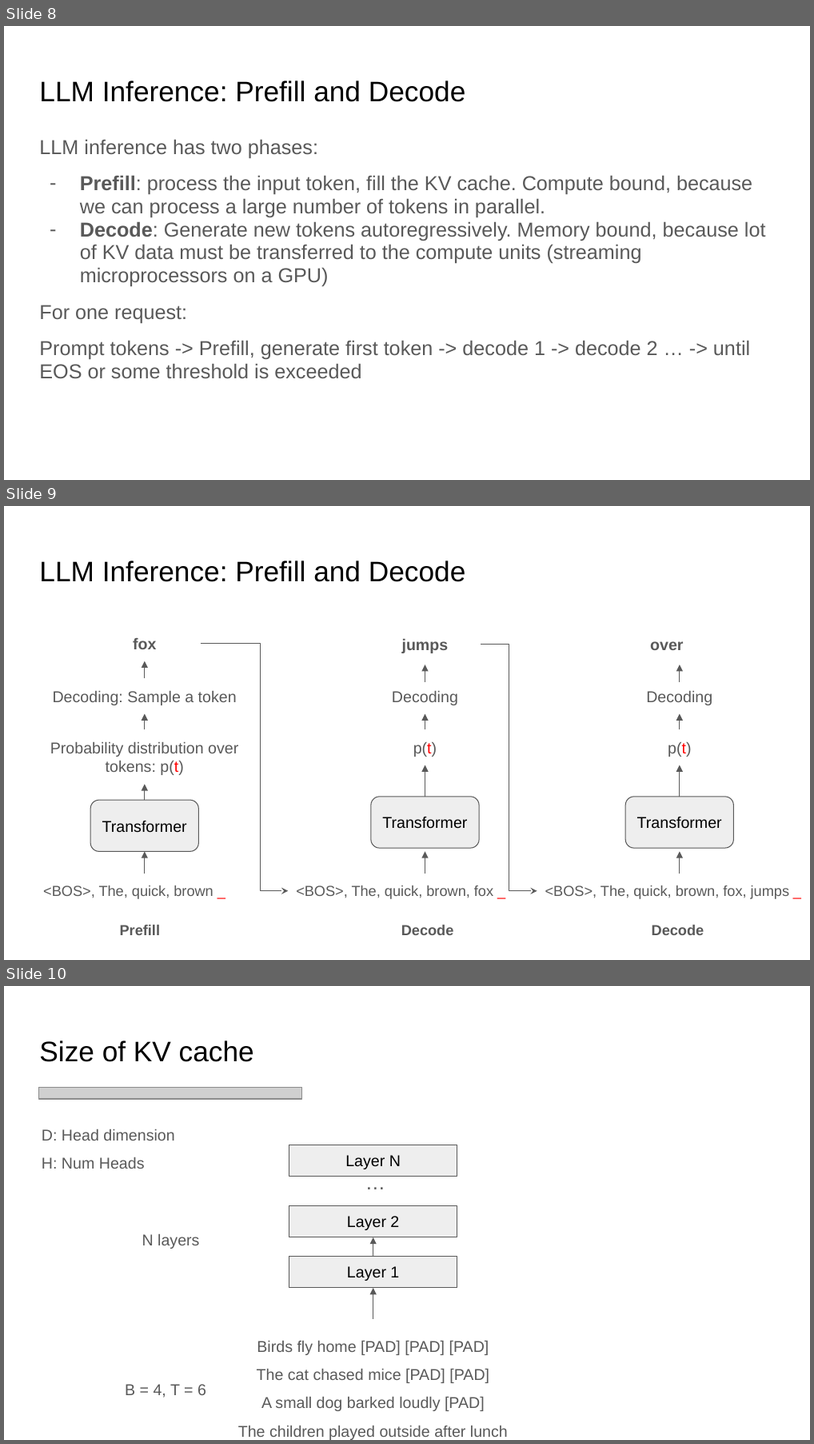
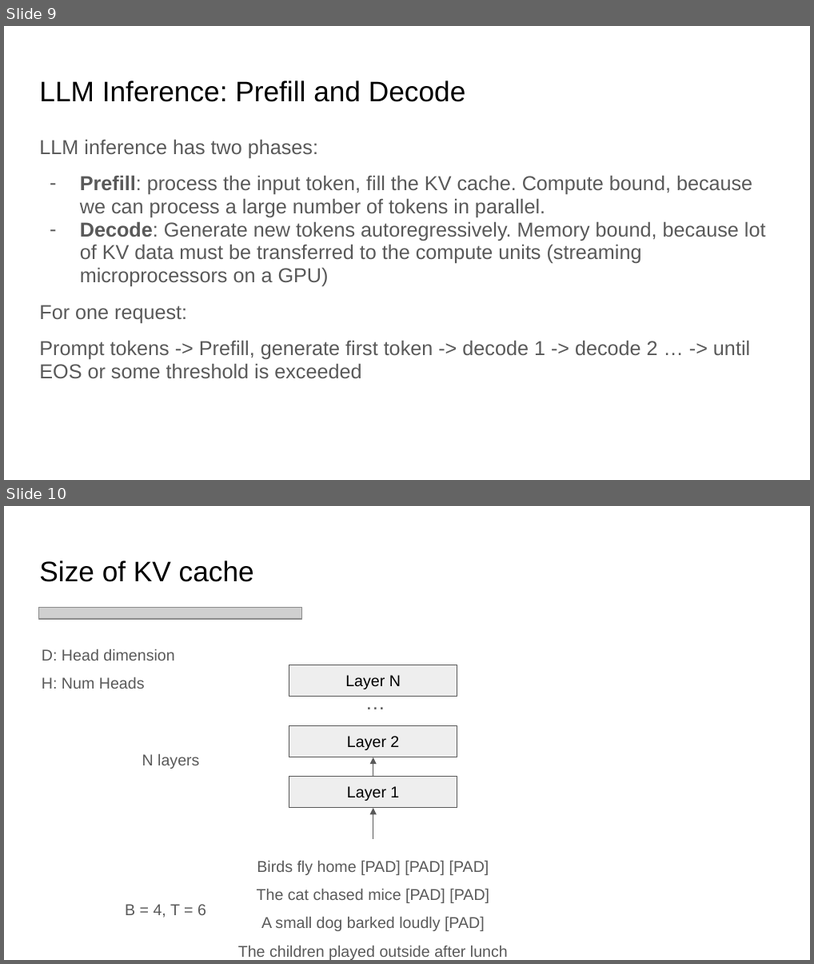
Before and after one commit to ankur6ue/deep-learning-course, a slide deck: Module 8/class_8.1/vllm architecture.pptx. Shown one above the other, each under a label of ours: slides 8, 9 and 10 before the commit, slides 9 and 10 after it. The pictures are 814x1444 and 814x964 pixels, drawn with LibreOffice and Linux fonts; fonts in the diff are those of the drawing; grey boxes stand for pictures. Boxes give left, top, right and bottom in pixels: in the first picture for what was removed or moved away, otherwise in the second. Text is boxed around its words. In the diff, an @@ line names an element or a change of style, - is before the commit and + after.

```diff
--- a/Module 8/class_8.1/vllm architecture.pptx
+++ b/Module 8/class_8.1/vllm architecture.pptx
@@ slide 9 removed at (x1=4, y1=506, x2=810, y2=960), background #FFFFFF @@
@@ title removed at (x1=39, y1=560, x2=466, y2=582) @@
-LLM Inference: Prefill and Decode
@@ text removed at (x1=133, y1=638, x2=156, y2=649) @@
-fox
@@ elbow arrow removed from (201, 643) to (288, 891) @@
@@ text removed at (x1=402, y1=639, x2=449, y2=653) @@
-jumps
@@ elbow arrow removed from (482, 644) to (537, 891) @@
@@ text removed at (x1=650, y1=641, x2=683, y2=650) @@
-over
@@ arrow removed from (144, 679) to (144, 661) @@
@@ arrow removed from (425, 682) to (425, 665) @@
@@ arrow removed from (680, 682) to (680, 665) @@
@@ text removed at (x1=53, y1=691, x2=237, y2=705) @@
-Decoding: Sample a token
@@ text removed at (x1=392, y1=691, x2=458, y2=705) @@
-Decoding
@@ text removed at (x1=646, y1=691, x2=713, y2=705) @@
-Decoding
@@ arrow removed from (144, 729) to (144, 713) @@
@@ arrow removed from (425, 729) to (425, 713) @@
@@ arrow removed from (680, 729) to (680, 713) @@
@@ text removed at (x1=50, y1=742, x2=238, y2=775) @@
-Probability distribution over tokens: p(t)
@@ text removed at (x1=414, y1=742, x2=437, y2=756) @@
-p(t)
@@ text removed at (x1=668, y1=742, x2=691, y2=756) @@
-p(t)
@@ arrow removed from (425, 796) to (425, 765) @@
@@ arrow removed from (680, 796) to (680, 765) @@
@@ arrow removed from (144, 800) to (144, 784) @@
@@ rounded rectangle removed at (x1=90, y1=800, x2=198, y2=851) @@
-Transformer
@@ rounded rectangle removed at (x1=371, y1=796, x2=479, y2=848) @@
-Transformer
@@ rounded rectangle removed at (x1=626, y1=796, x2=734, y2=848) @@
-Transformer
@@ arrow removed from (144, 874) to (144, 851) @@
@@ arrow removed from (425, 874) to (425, 851) @@
@@ arrow removed from (680, 874) to (680, 851) @@
@@ text removed at (x1=43, y1=885, x2=213, y2=899) @@
-<BOS>, The, quick, brown _
@@ text removed at (x1=296, y1=885, x2=494, y2=899) @@
-<BOS>, The, quick, brown, fox _
@@ text removed at (x1=546, y1=885, x2=790, y2=899) @@
-<BOS>, The, quick, brown, fox, jumps _
@@ text removed at (x1=120, y1=924, x2=160, y2=935) @@
-Prefill
@@ text removed at (x1=402, y1=924, x2=454, y2=935) @@
-Decode
@@ text removed at (x1=652, y1=924, x2=705, y2=935) @@
-Decode
@@ what was slide 8 is now slide 9 @@
```
Also in this commit, not shown: 6 slides changed, 2 slides added.
